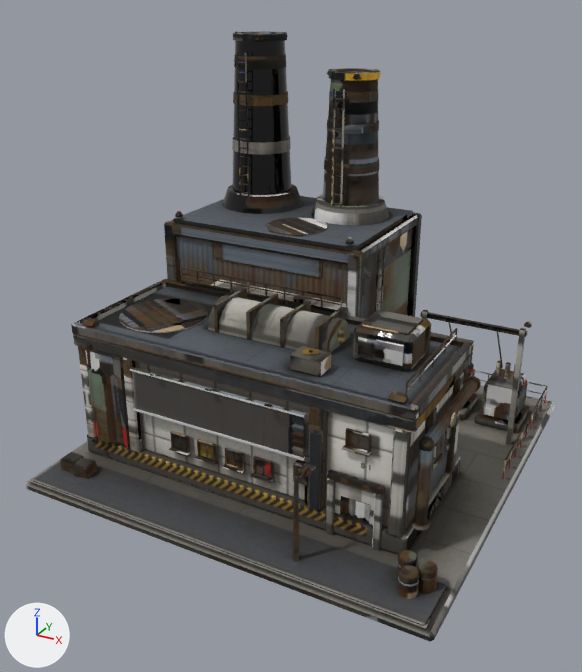
Before and after pictures for a commit that changed the glTF model public/models/powr.allies.glb.
Rendered twice from a 50 mm lens placed at (1.6, -3.15, 2.16), pointed at (-0.03, -0.17, 0.67). Arrows for +X, +Y and +Z are at lower left; the lights stay in place. The picture after the commit comes second. Where no turn or scale is listed for an object, it has been applied to the vertices. Vertices at exactly the same position are counted once.

Names of what the first picture shows: 'root_mesh'.
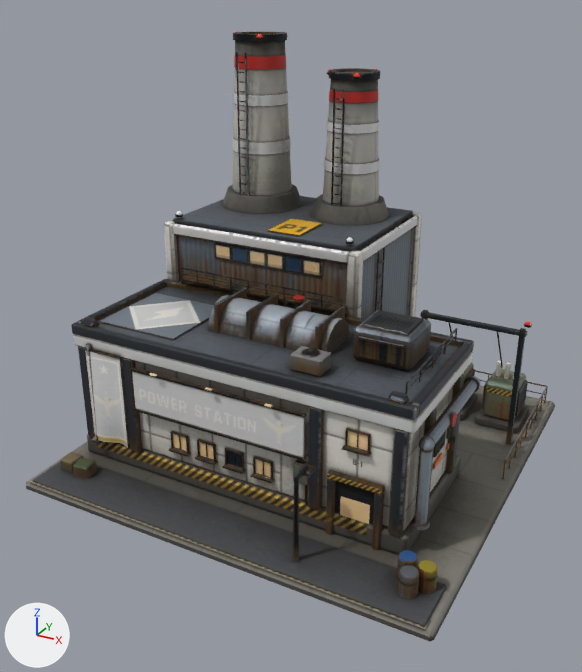
Location of each change, (x1, y1, x2, y2) in pixels of the pictures (582 x 672 px; the box of a moved part takes in the faces that stretch with it):
part 1 of me_root, rebuilt
    before: (119, 299, 208, 333)
    after: (100, 293, 214, 340)
part 2 of me_root, rebuilt (10% narrower)
    before: (267, 218, 327, 235)
    after: (268, 219, 322, 236)
part 3 of me_root, moved or reshaped
    both: (83, 348, 121, 360)
part 4 of me_root, surface changed
    both: (26, 31, 555, 642)

The change, as a list of edits to the scene's bpy script:
```text
Change me_root:
    used by ob_root_mesh; location = (0.0, 0.0, 0.963)
    remove me_root.from_pydata(...)  # 4328 vertices, 5862 faces; spans x -0.99..0.99, y -0.99..0.99, z -0.96..0.96
    add me_root.from_pydata(...)  # 4264 vertices, 5765 faces; spans x -0.99..0.99, y -0.99..0.99, z -0.96..0.96
    me_root part 1: the loose piece of 40 vertices spanning x -0.85..-0.43, y -0.53..-0.11, z -0.26..-0.25 is rebuilt with 8 vertices and now spans x -0.85..-0.43, y -0.53..-0.11, z -0.26..-0.25
    me_root part 2: the loose piece of 40 vertices spanning x -0.39..-0.09, y 0.12..0.42, z 0.08..0.09 is rebuilt with 8 vertices and now spans x -0.33..-0.15, y 0.13..0.37, z 0.08..0.09
    me_root part 3
    19 faces are deleted
    17 new faces join them
    me_root part 4: 5556 kept faces spanning x -0.99..0.99, y -0.99..0.99, z -0.96..0.96 get new texture (UV) coordinates
    other edits to the shape of me_root do not show in these pictures
```
